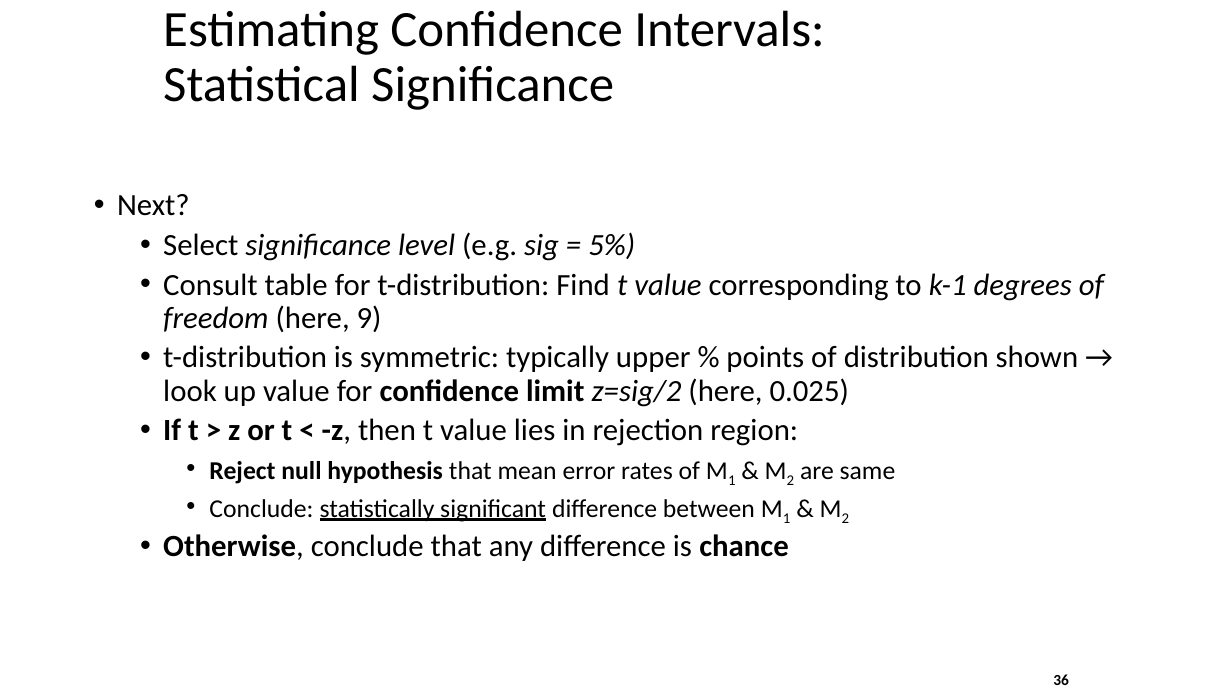
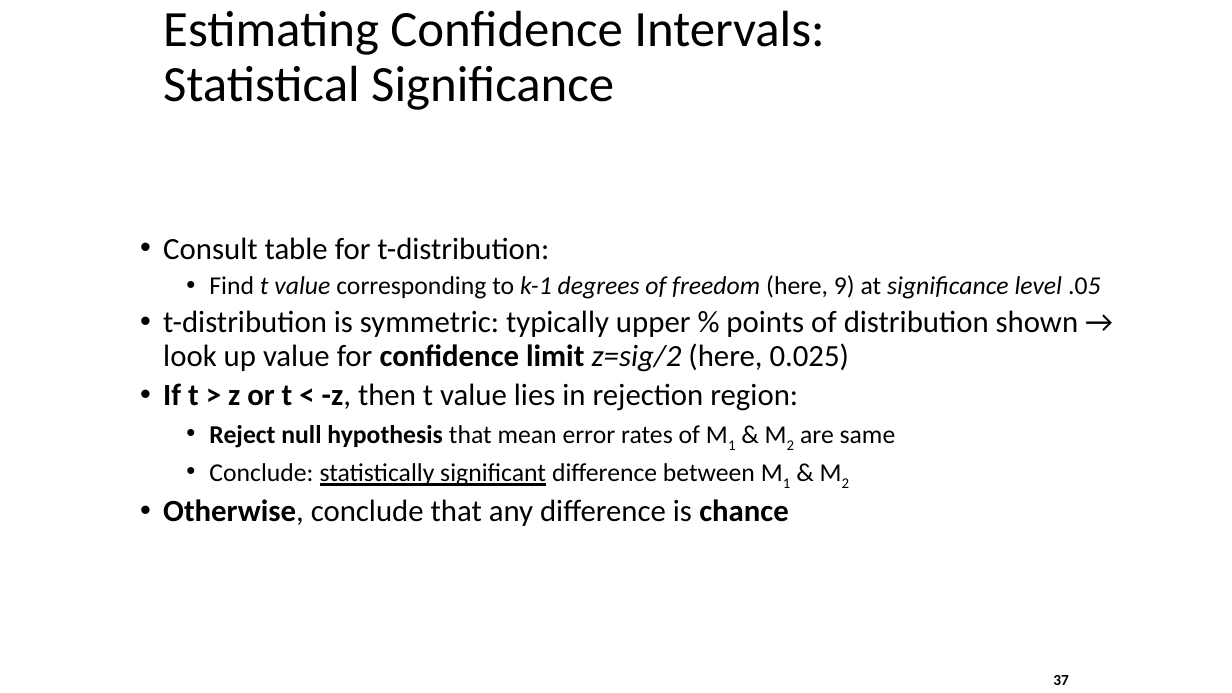
Before and after one commit to ramcdougal/cbb750, a slide deck: slide 37 of data mining/data mining 1.pptx (slide 36 before the commit). Drawn at 1232x693 pixels with LibreOffice and Linux fonts; fonts in the diff are those of the drawing. Boxes give left, top, right and bottom in pixels: in the first picture for what was removed or moved away, otherwise in the second. Text is boxed around its words. In the diff, an @@ line names an element or a change of style, - is before the commit and + after.

Commit message:
updated file

```diff
--- a/data mining/data mining 1.pptx
+++ b/data mining/data mining 1.pptx
@@ text at (163, 237, 1101, 299): text changed; size 24 to 20 pt @@
-• Next?
-  • Select significance level (e.g. sig = 5%)
-  • Consult table for t-distribution: Find t value corresponding to k-1 degrees of freedom (here, 9)
+  • Consult table for t-distribution:
+    • Find t value corresponding to k-1 degrees of freedom (here, 9) at significance level .05
@@ page number at (1053, 675, 1069, 685): text changed @@
-36
+37
```
Also in this commit, not shown: 1 other slide changed, 16 slides added, 1 slide removed.
